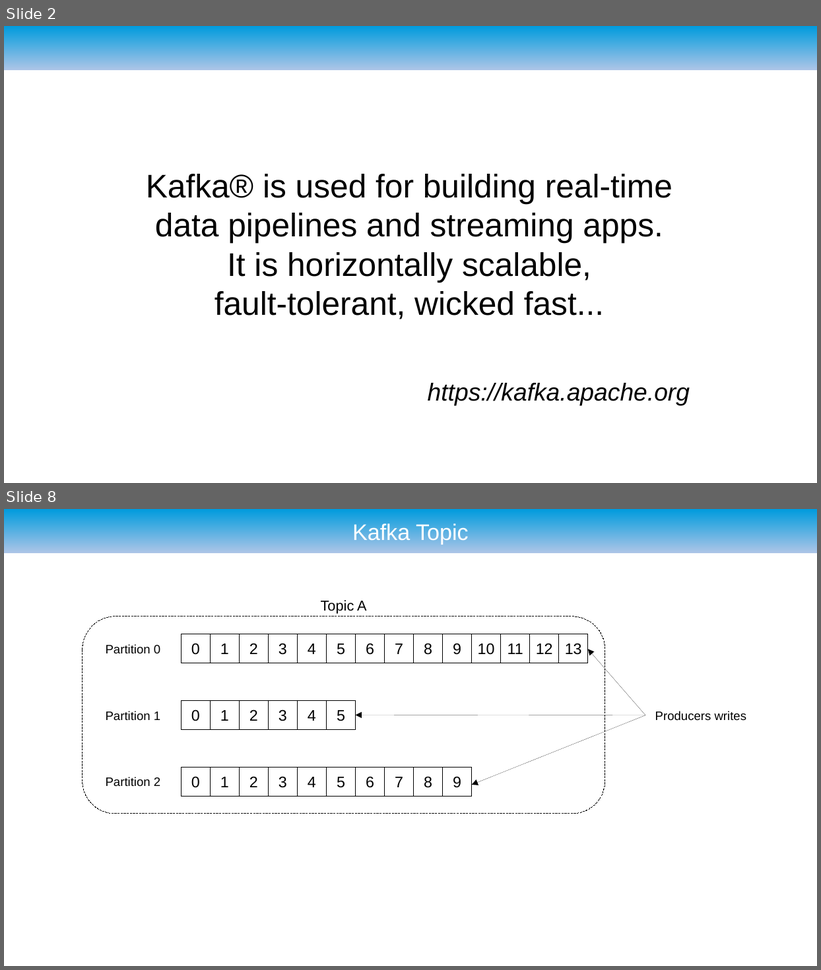
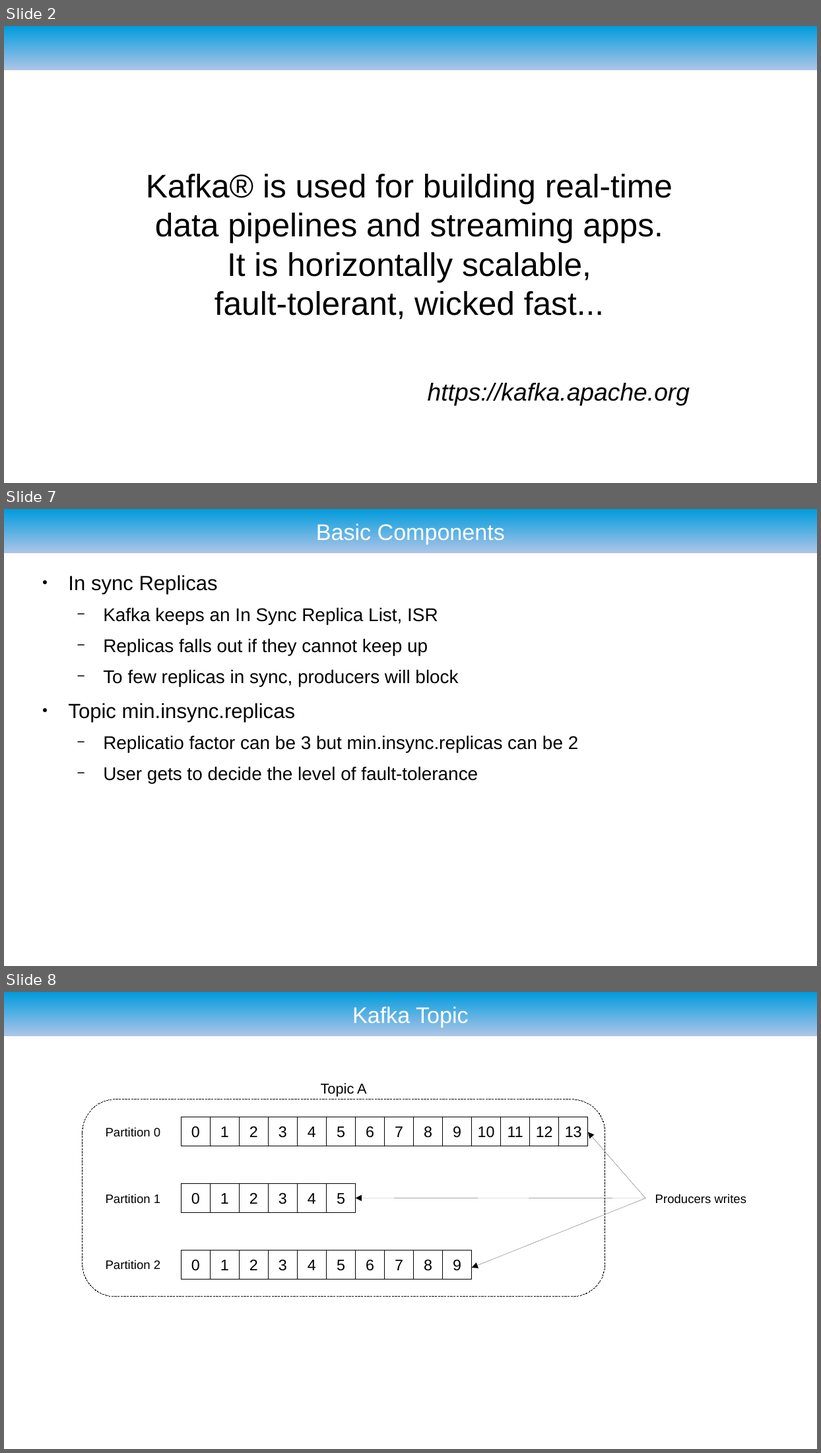
Before and after one commit to ryzlab/kafka-kompetensdag, a slide deck: doc/presentation.odp. Shown one above the other, each under a label of ours: slides 2 and 8 before the commit, slides 2, 7 and 8 after it; the slides between them are not shown. The pictures are 821x970 and 821x1453 pixels, drawn with LibreOffice and Linux fonts; fonts in the diff are those of the drawing; background and template pictures are left out. Boxes give left, top, right and bottom in pixels: in the first picture for what was removed or moved away, otherwise in the second. Text is boxed around its words. In the diff, an @@ line names an element or a change of style, - is before the commit and + after.

Commit message:
Added documentation. Reverted multiple Kafka listeners in docker file

```diff
--- a/doc/presentation.odp
+++ b/doc/presentation.odp
@@ slide 7 added at (4, 509, 817, 966), background #FFFFFF; not listed: 1 template element that a slide beside it also shows @@
@@ title added at (316, 522, 505, 544), 22 pt, text #FFFFFF @@
+Basic Components
@@ text added at (68, 575, 579, 784), 18 pt, text #000000 @@
+● In sync Replicas
+  − Kafka keeps an In Sync Replica List, ISR
+  − Replicas falls out if they cannot keep up
+  − To few replicas in sync, producers will block
+● Topic min.insync.replicas
+  − Replicatio factor can be 3 but min.insync.replicas can be 2
+  − User gets to decide the level of fault-tolerance
```
Also in this commit, not shown: 8 slides changed, 4 other slides added, 3 slides removed, 6 other files.
